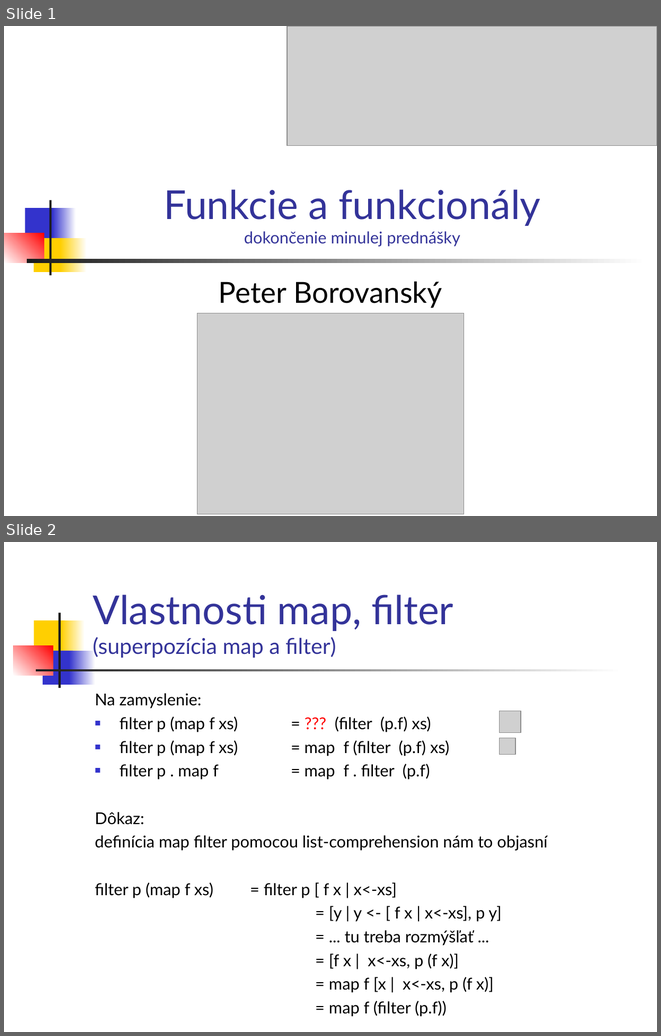
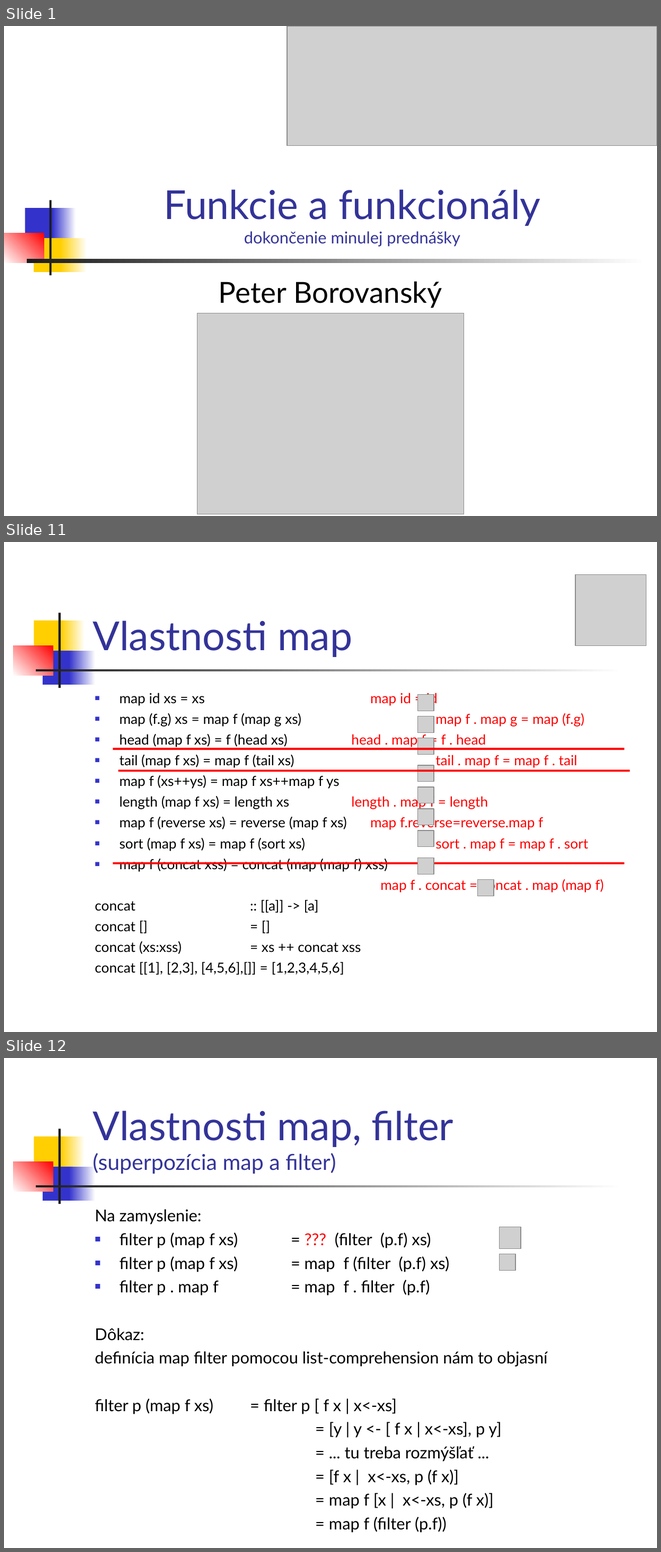
Before and after one commit to Funkcionalne/Prednasky, a slide deck: 03/03_fpro.ppt. Shown one above the other, each under a label of ours: slides 1 and 2 before the commit, slides 1, 11 and 12 after it; the slides between them are not shown. The pictures are 661x1036 and 661x1552 pixels, drawn with LibreOffice and Linux fonts; fonts in the diff are those of the drawing; grey boxes stand for pictures. Boxes give left, top, right and bottom in pixels: in the first picture for what was removed or moved away, otherwise in the second. Text is boxed around its words. In the diff, an @@ line names an element or a change of style, - is before the commit and + after.

```diff
--- a/03/03_fpro.ppt
+++ b/03/03_fpro.ppt
@@ slide 11 added at [4, 542, 657, 1032], background #FFFFFF; not listed: 7 template elements that a slide beside it also shows @@
@@ picture added at [575, 575, 646, 646] @@
@@ title added at [93, 620, 352, 657], 44 pt, text #333399 @@
+Vlastnosti map
@@ text added at [95, 691, 603, 974], 15.3 pt, text #000000 @@
+■ map id xs = xs map id = id
+■ map (f.g) xs = map f (map g xs) map f . map g = map (f.g)
+■ head (map f xs) = f (head xs) head . map f = f . head
+■ tail (map f xs) = map f (tail xs) tail . map f = map f . tail
+■ map f (xs++ys) = map f xs++map f ys
+■ length (map f xs) = length xs length . map f = length
+■ map f (reverse xs) = reverse (map f xs) map f.reverse=reverse.map f
+■ sort (map f xs) = map f (sort xs) sort . map f = map f . sort
+■ map f (concat xss) = concat (map (map f) xss)
+map f . concat = concat . map (map f)
+concat :: [[a]] -> [a]
+concat [] = []
+concat (xs:xss) = xs ++ concat xss
+concat [[1], [2,3], [4,5,6],[]] = [1,2,3,4,5,6]
@@ picture added at [417, 694, 434, 711] @@
@@ picture added at [417, 716, 434, 733] @@
@@ picture added at [417, 738, 434, 754] @@
@@ line added from (113, 749) to (624, 749), #FF0000 2.24 pt @@
@@ line added from (118, 770) to (629, 770), #FF0000 2.24 pt @@
@@ picture added at [417, 765, 434, 782] @@
@@ picture added at [417, 787, 434, 803] @@
@@ picture added at [417, 809, 434, 824] @@
@@ picture added at [417, 831, 434, 847] @@
@@ picture added at [417, 857, 434, 874] @@
@@ line added from (113, 863) to (624, 863), #FF0000 2.24 pt @@
@@ picture added at [477, 880, 494, 896] @@
@@ what was slide 2 is now slide 12 @@
```
Also in this commit, not shown: 1 slide changed, 9 other slides added, 2 other files.
